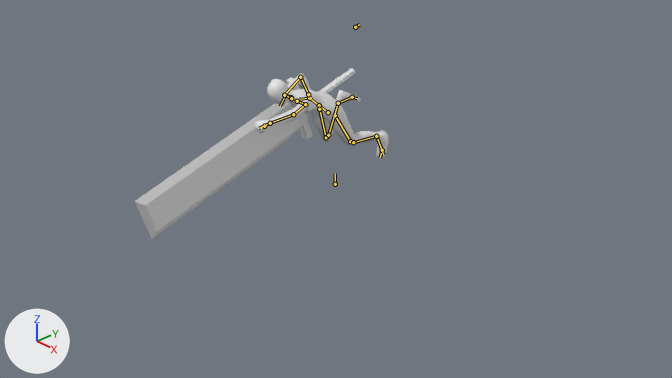
The Blender file female_warrior_2.blend, before and after one commit.
Camera for both pictures: the file's camera 'Camera'. Arrows for +X, +Y and +Z are at lower left; the lights stay in place. Both versions are drawn at frame 5 of the action 'ROLL'; the numbers are the values there. The bones that bend it are drawn over the model as lines.

Objects in the first picture: 'GreatSword', 'Hunter'.
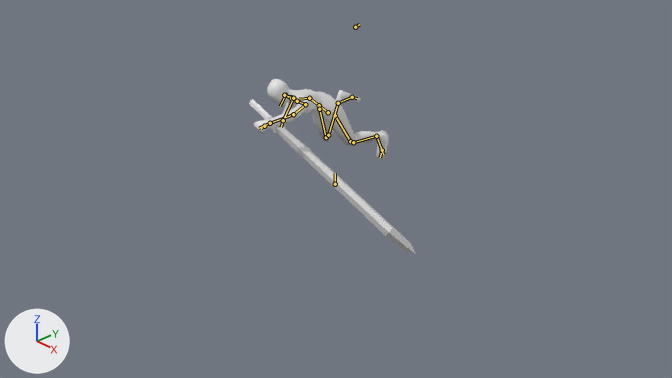
What changed in the scene script:
```text
Change bone_hand_ik_r:
    where bone_hand_ik_r = bpy.data.objects['Armature'].pose.bones['Hand.ik.R']  # child of 'Root'
    bone_hand_ik_r.location: (-0.165, -0.066, 0.119) -> (-0.181, 0.257, 0.394)
Change bone_weapon_r:
    where bone_weapon_r = bpy.data.objects['Armature'].pose.bones['Weapon.R']
    bone_weapon_r.location: (-0.018, 0.107, -0.191) -> (0.299, 0.444, -0.274)
    bone_weapon_r.rotation_quaternion: (0.797, -0.18, -0.51, -0.169) -> (0.739, -0.611, -0.112, 0.156)  # degrees (-17, -66, -13) -> degrees (-79, 1, 23)
```

Location of each change, [x1, y1, x2, y2] in pixels of the pictures (672 x 378 px):
'GreatSword', posed (24% narrower, 9% shorter)
    before: [135, 68, 355, 239]
    after: [249, 99, 415, 254]
'Hunter', posed (7% shorter)
    before: [253, 73, 389, 159]
    after: [253, 79, 389, 159]
